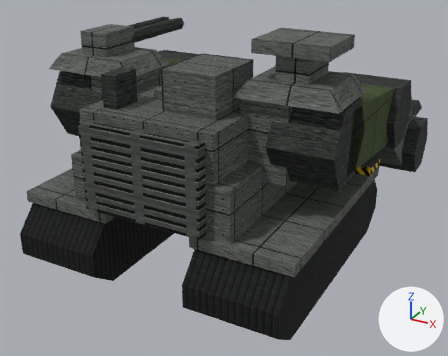
The Blender file tools/lowforge/models/badger.blend as it was, and as the next commit left it.
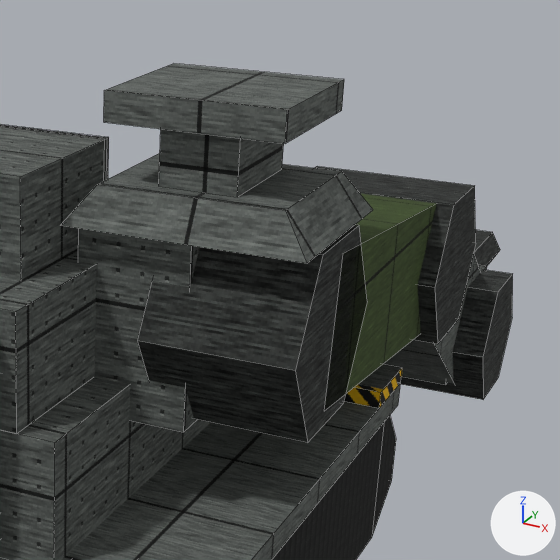
Old and new are each drawn whole from a 50 mm lens placed at (78.6, -135.7, 89.6), pointed at (-6.8, 19.6, 11.9) and again close up on the part from 46% to 100% of the width and 0% to 68% of the height. Every picture has the same lights, and +X, +Y and +Z are marked at lower right. The first two pictures are the older version. The close-ups show mesh edges as thin lines.

In view in the first close-up: 'ablative', 'cannon_mount.001', 'cuff.001', 'deck', 'elbow.001', 'hinge.001', 'hull', 'pauldron.001', 'skirt.001', 'tread.001', 'turret', 'upper_boom.001' and 6 more.
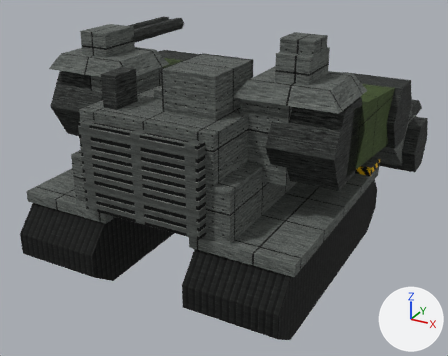
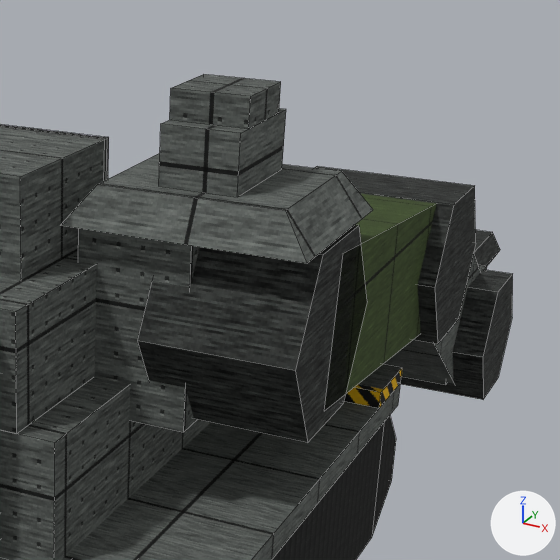
ob_hp_4 is not drawn itself; it is the parent of ob_ablative.

Location of each change, [x1, y1, x2, y2] in pixels of the close-ups (560 x 560 px):
'ablative', deleted
    before: [104, 63, 344, 144]
'pad', added
    after: [170, 74, 281, 129]

The edits, one by one:
Mesh me_pad is new.
It is a box spanning x -4.0..4.0, y -4.0..4.0, z -3.0..0.0.
It uses material mat_steel_panel (picture img_panel).
Object 'ablative' (ob_ablative) is deleted.
Object 'hp_4' (ob_hp_4) turns from (90, 0, 0) to (0, 0, 0) degrees about x, y and z.
Object 'hp_4' (ob_hp_4) moves from (27.5, -6.0, 60.0) to (27.5, -6.0, 63.0).
Object 'pad' (ob_pad) is new; it shows me_pad.
Its location is (27.5, -6.0, 63.0).
